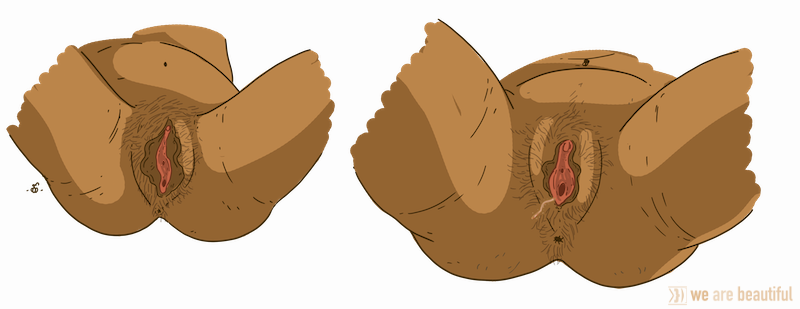
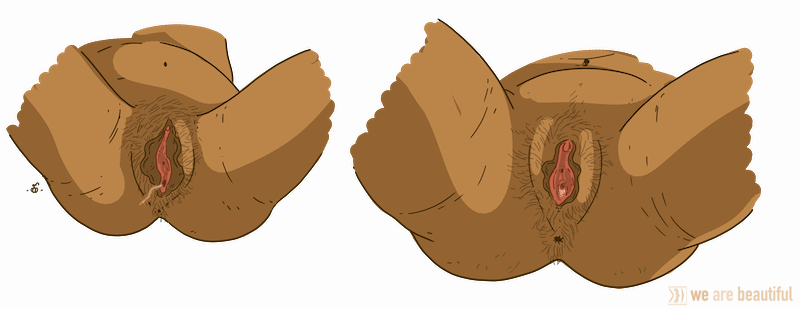
Layers edited between the first and the second (800, 309) image:
renamed (unnamed layer) to "Background", painted on it, masked it over [24, 141, 166, 194]
renamed (unnamed layer) to "Background", opacity 60% → 100%, painted on it, masked it over [558, 183, 763, 291]
renamed (unnamed layer) to "Background", showed it, painted on it, unmasked it over [138, 184, 164, 207]
painted on "Background" (4th of 5) over [4, 16, 763, 291]
renamed "Background" to (unnamed layer), painted on it over [4, 16, 763, 291]
